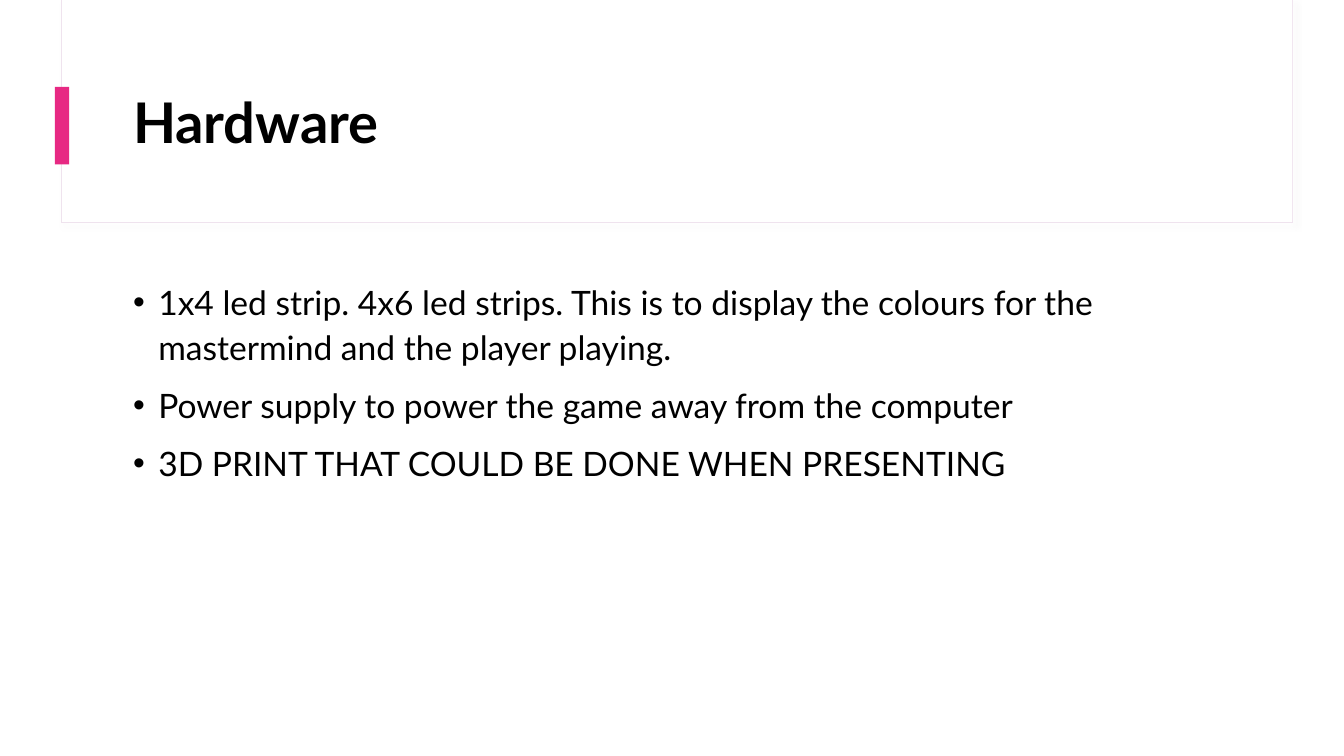
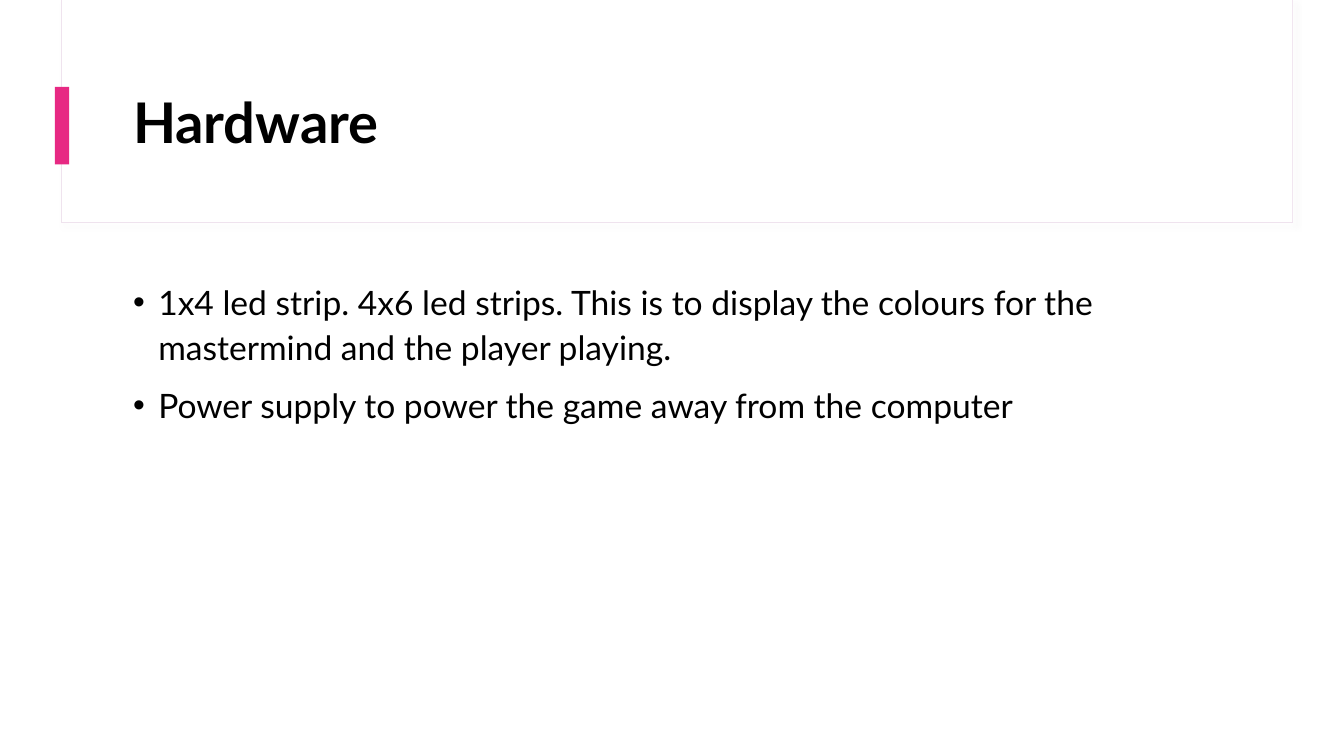
Before and after one commit to AitchesonBen/MastermindProject, a slide deck: slide 5 of MASTERMIND.pptx (slide 4 before the commit). Drawn at 1344x756 pixels with LibreOffice and Linux fonts; fonts in the diff are those of the drawing. Boxes give left, top, right and bottom in pixels: in the first picture for what was removed or moved away, otherwise in the second. Text is boxed around its words. In the diff, an @@ line names an element or a change of style, - is before the commit and + after.

```diff
--- a/MASTERMIND.pptx
+++ b/MASTERMIND.pptx
@@ text at box(158, 451, 1005, 477): paragraph removed @@
-• 3D PRINT THAT COULD BE DONE WHEN PRESENTING
```
Also in this commit, not shown: 1 other slide changed, 2 slides added, 2 other files.
